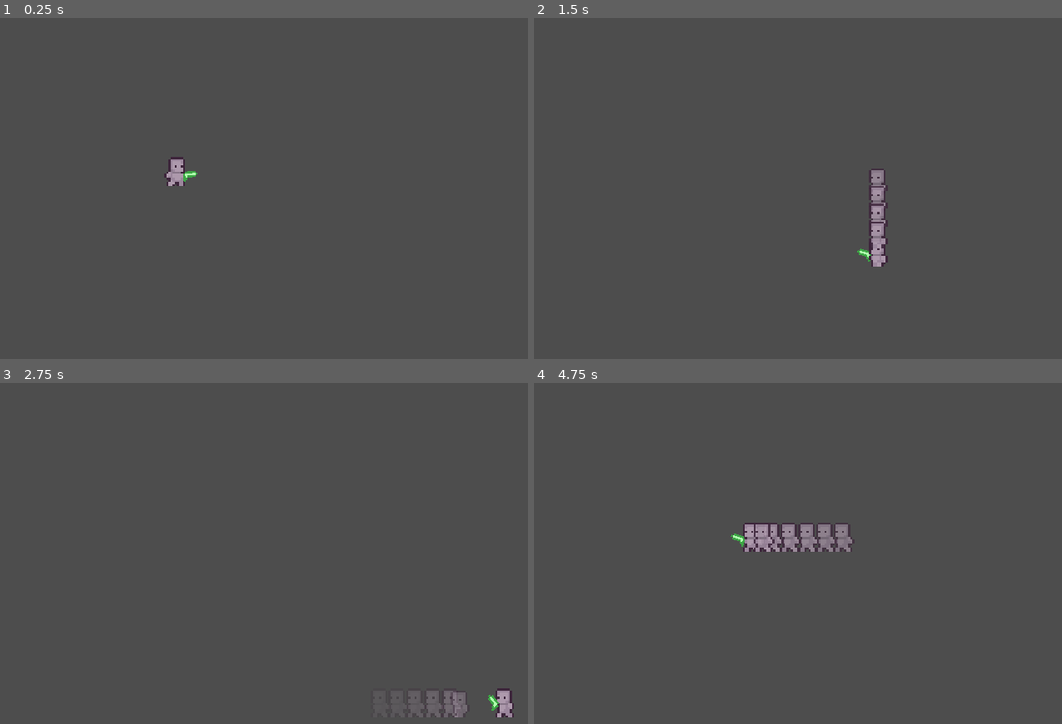
Above: before the commit, frames 1-4 (two rows, left to right).
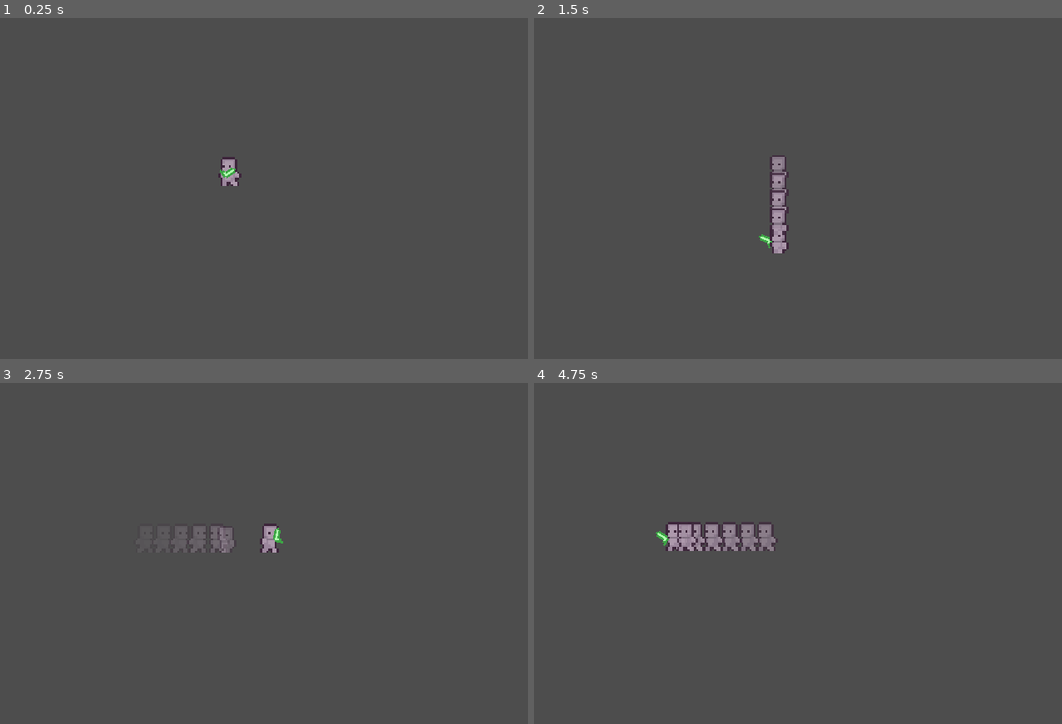
Above: after the commit, the same moments.

Repository: JagersEgo/Scrapped
Game: Godot game, scene res://Game Level/game_level.tscn
Same seed, same stepped clock (60 frames per second), same inputs: the game is played once before the commit and once after it. The engine's default icon, where the game draws it, is replaced by a stand-in: a white triangle on a blue panel in a dark square.
Inputs (mouse positions are in pixels of both pictures, inside the frame that each line leads up to):
- Up to frame 1 (0.25 s): no input
- Up to frame 2 (1.5 s): move the mouse to (908, 154) at 0.52 s; hold D (right) 0.53-1.28 s; tap Shift (dash) at 0.6, 1.35 s; move the mouse to (629, 191) at 1.27 s; hold S (down) from 1.28 s (still down)
- Up to frame 3 (2.75 s): move the mouse to (295, 454) at 2.02 s; release S (down) at 2.03 s; hold D (right) from 2.03 s (still down); click (295, 454) at 2.1 s; tap Shift (dash) at 2.3 s
- Up to frame 4 (4.75 s): move the mouse to (729, 611) at 2.77 s; release D (right) at 2.78 s; hold W (up) 2.78-3.53 s; tap Shift (dash) at 2.85, 3.6, 4.55 s; move the mouse to (961, 594) at 3.52 s; hold A (left) from 3.53 s (still down); move the mouse to (565, 481) at 4.27 s; click (565, 481) at 4.35 s

The runs differ from the first frame. In frame 1, 0.6% of the frame differs, in the area x 31-46%, y 40-50%; in frame 2, 1.9%; in frame 3, 1.3%; in frame 4, 2.7%, in the area x 23-61%, y 40-50%.

Commit message:
Camera Lag

Diff:
--- /dev/null
+++ b/Characters/Camera2D.gd
@@ -0,0 +1,11 @@
+extends Camera2D
+
+@onready var player = $".."
+var dash_lag : float = 5
+var walk_lag : float = 2
+
+func _physics_process(_delta):
+	if player.isDashing:
+		position_smoothing_speed = walk_lag
+	if !player.isDashing:
+		position_smoothing_speed = lerp(position_smoothing_speed, dash_lag, 0.5)
--- a/Characters/player_character.gd
+++ b/Characters/player_character.gd
@@ -26,7 +26,7 @@
 		Input.get_action_strength("right") - Input.get_action_strength("left"),
 		Input.get_action_strength("down") - Input.get_action_strength("up")
 	)
-
+	# normalize input_direction
 	input_direction = input_direction.normalized()
 
 	if Input.is_action_just_pressed("dash") and dash_cd_timer.is_stopped() and input_direction != Vector2(0,0):
@@ -45,8 +45,6 @@
 
 
 	update_animation_parameters(input_direction)
-	# normalize input_direction
-	input_direction = input_direction.normalized()
 
 	# move and slide functio
 	move_and_slide()
@@ -79,12 +77,10 @@
 
 #Change direction of sprite based on mouse pos
 func _process(_delta):
-	if get_global_mouse_position().x > $"Character Sprite".global_position.x:
-		$"Character Sprite".flip_h = false
+	if get_global_mouse_position().x > sprite.global_position.x:
+		sprite.flip_h = false
 	else:
-		$"Character Sprite".flip_h = true
-
-
+		sprite.flip_h = true
 
 func _on_ghost_timer_timeout() -> void:
 	instance_ghost()
--- a/Characters/player_character.tscn
+++ b/Characters/player_character.tscn
@@ -1,9 +1,10 @@
-[gd_scene load_steps=30 format=3 uid="uid://cl1ii3qf1nkw5"]
+[gd_scene load_steps=31 format=3 uid="uid://cl1ii3qf1nkw5"]
 
 [ext_resource type="Texture2D" uid="uid://dd1ax72jm8kp1" path="res://Sprites/Prototype/Prototype_Worksheet.png" id="1_gmdau"]
 [ext_resource type="Script" path="res://Characters/player_character.gd" id="1_rqwg0"]
 [ext_resource type="Texture2D" uid="uid://dixofonps7hgc" path="res://Sprites/Prototype/shitgun.png" id="3_n04yn"]
 [ext_resource type="Script" path="res://Characters/gun.gd" id="4_gl17r"]
+[ext_resource type="Script" path="res://Characters/Camera2D.gd" id="5_doscu"]
 
 [sub_resource type="RectangleShape2D" id="RectangleShape2D_oh67i"]
 size = Vector2(12, 14)
@@ -284,4 +285,9 @@
 [node name="GhostTimer" type="Timer" parent="."]
 wait_time = 0.03
 
+[node name="Camera2D" type="Camera2D" parent="."]
+position_smoothing_enabled = true
+position_smoothing_speed = 2.0
+script = ExtResource("5_doscu")
+
 [connection signal="timeout" from="GhostTimer" to="." method="_on_ghost_timer_timeout"]
--- a/bullet/bullet.tscn
+++ b/bullet/bullet.tscn
@@ -7,7 +7,7 @@
 size = Vector2(5.19231, 5.19231)
 
 [node name="bullet" type="Area2D"]
-collision_layer = 5
+collision_layer = 4
 collision_mask = 9
 script = ExtResource("1_ybm3j")
 
